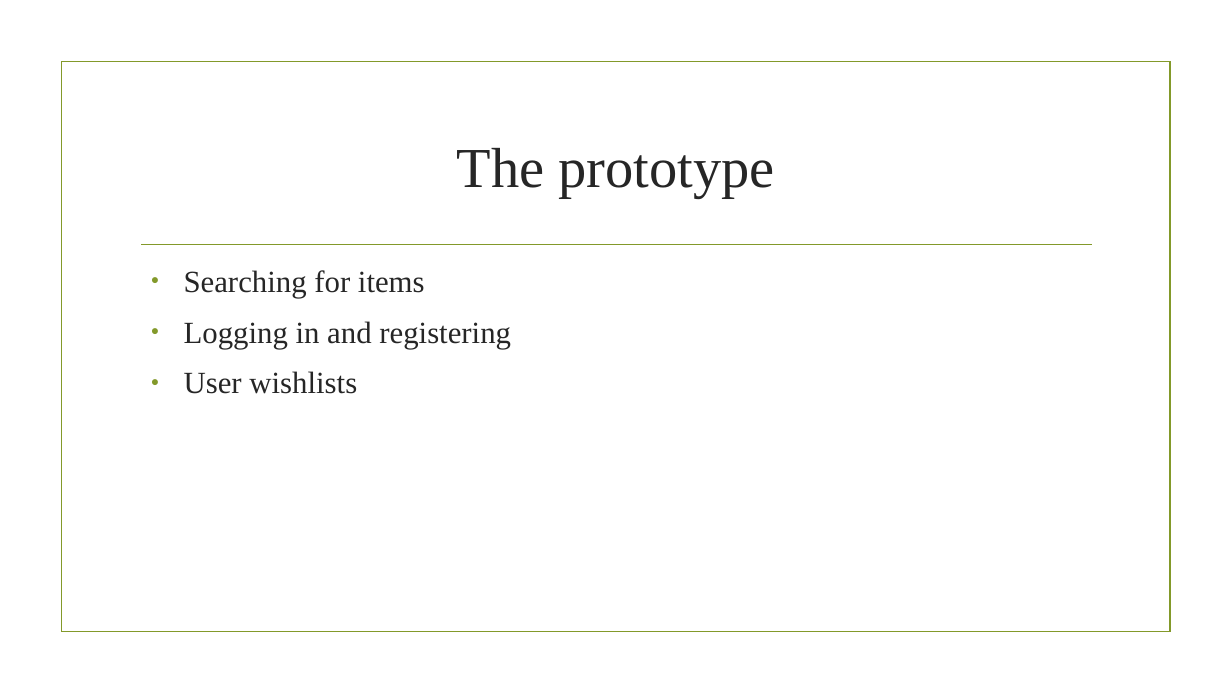
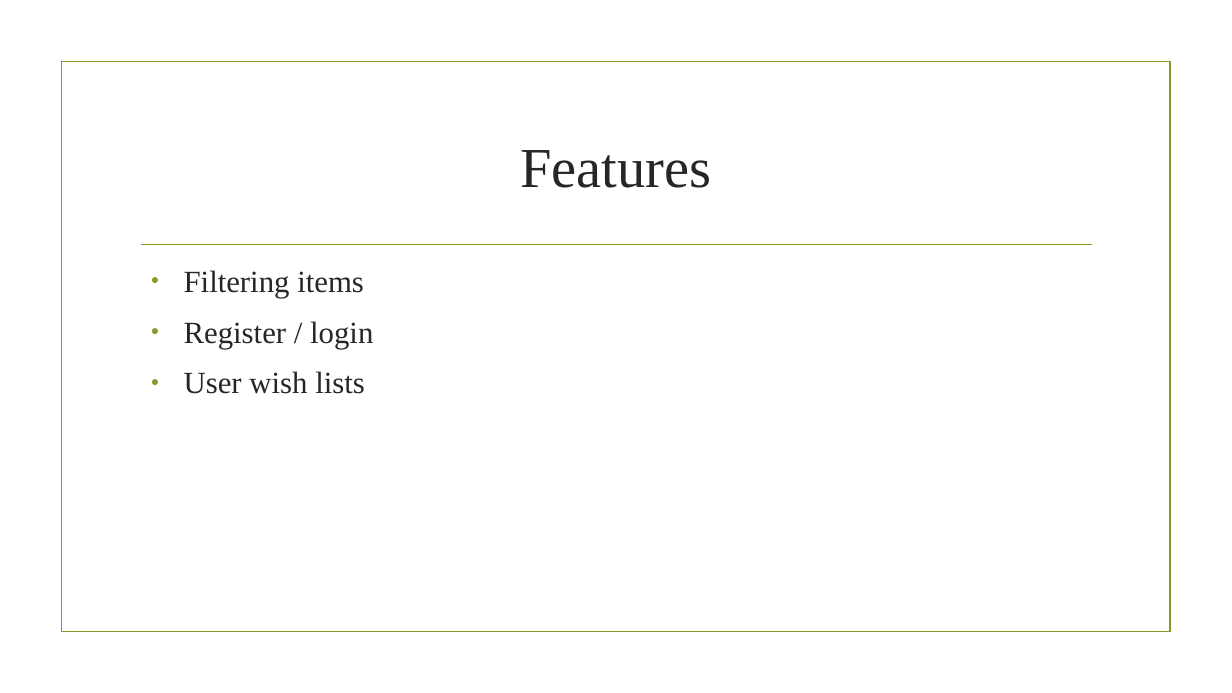
Before and after one commit to Pbdekeijzer/Project5-6, a slide deck: slide 3 of Presentatie/presentatie project 2 eerste fase.pptx. Drawn at 1232x693 pixels with LibreOffice and Linux fonts; fonts in the diff are those of the drawing; background and template pictures are left out. Boxes give left, top, right and bottom in pixels: in the first picture for what was removed or moved away, otherwise in the second. Text is boxed around its words. In the diff, an @@ line names an element or a change of style, - is before the commit and + after.

```diff
--- a/Presentatie/presentatie project 2 eerste fase.pptx
+++ b/Presentatie/presentatie project 2 eerste fase.pptx
@@ title at [520, 150, 711, 188]: text changed @@
-The prototype
+Features
@@ text at [184, 270, 373, 394]: text changed @@
-● Searching for items
-● Logging in and registering
-● User wishlists
+● Filtering items
+● Register / login
+● User wish lists
```
Also in this commit, not shown: 3 other slides changed, 5 slides added, 5 slides removed.
